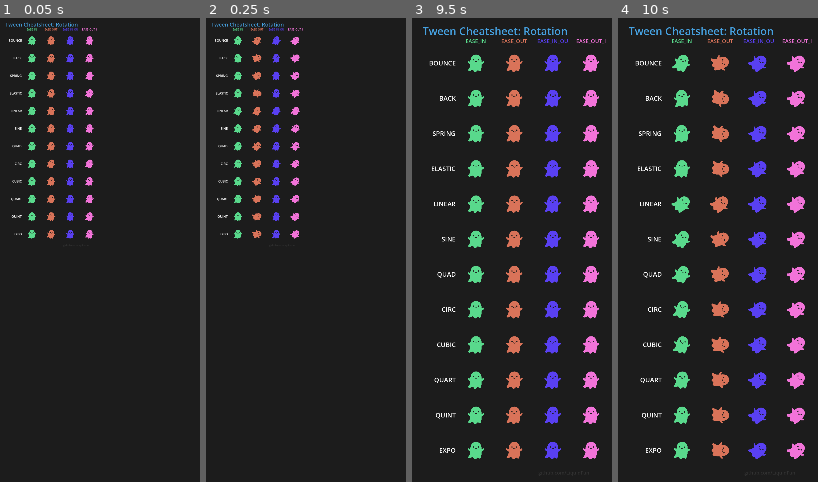
Above: before the commit, frames 1-4 (left to right).
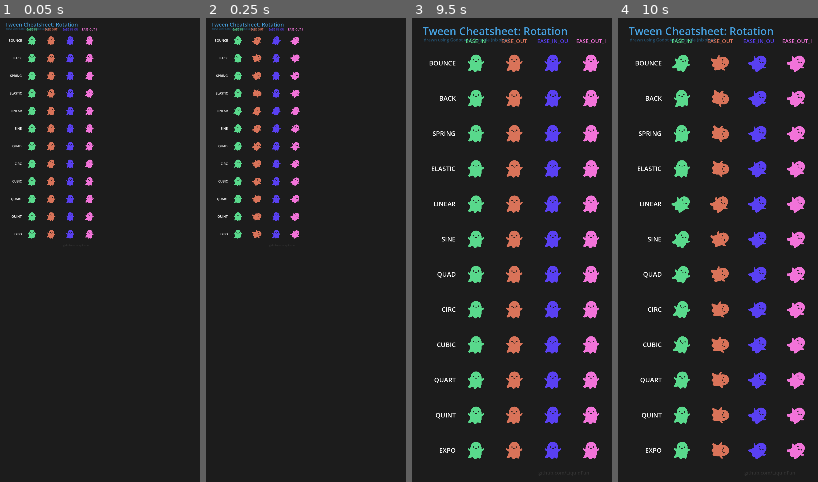
Above: after the commit, the same moments.

Repository: LiquidFun/godot-tween-cheatsheet
Game: Godot game, scene res://animation_grid/record_all.tscn
The game is run twice, just before and just after one commit, with the same random seed, the same clock (stepped at 60 frames per second) and the same inputs. Before the commit the project starts from res://tweening/record_all.tscn.
Inputs:
- Up to frame 1 (0.05 s): no input
- Up to frame 2 (0.25 s): no input
- Up to frame 3 (9.5 s): tap Enter at 0.5 s; tap Space at 8 s
- Up to frame 4 (10 s): no input

The runs differ from the first frame. In frame 1, less than 0.1% of the frame differs, in the area x 3-24%, y 2-3%; in frame 2, less than 0.1%; in frame 3, 0.1%, in the area x 6-49%, y 4-6%; in frame 4, 0.1%.

Commit message:
refactor: project structure

Diff:
--- a/tweening/gif_grid.gd
+++ b/animation_grid/animation_grid.gd
@@ -26,7 +26,7 @@
 }
 
 const TITLE_COLOR = Color("46a1e0")
-const GHOST_SCENE = preload("res://tweening/ghost.tscn")
+const GHOST_SCENE = preload("res://entities/ghost.tscn")
 const GHOST_FILL = 0.55
 
 const TWEEN_DURATION = 1.0
@@ -140,6 +140,8 @@
 func _draw():
 	var prop_name: String = Property.keys()[tween_property].capitalize()
 	draw_string(font, Vector2(20, 32) * ui_scale, "Tween Cheatsheet: %s" % prop_name, HORIZONTAL_ALIGNMENT_LEFT, -1, 20 * ui_scale, TITLE_COLOR)
+	var version: String = Engine.get_version_info().string
+	draw_string(font, Vector2(22, 44) * ui_scale, "drawn using Godot v%s" % version, HORIZONTAL_ALIGNMENT_LEFT, -1, 8 * ui_scale, TITLE_COLOR.darkened(.5))
 
 	for col in EASINGS.size():
 		var ease_name: String = "EASE_" + EASINGS[col]
--- /dev/null
+++ b/animation_grid/animation_grid.tscn
@@ -0,0 +1,8 @@
+[gd_scene format=3 uid="uid://b0617sygegr8o"]
+
+[ext_resource type="Script" uid="uid://blrosri7cg5ic" path="res://animation_grid/animation_grid.gd" id="1_j7wkw"]
+
+[node name="AnimationGrid" type="Control" unique_id=364680944]
+layout_mode = 3
+anchors_preset = 0
+script = ExtResource("1_j7wkw")
--- a/tweening/record_all.gd
+++ b/animation_grid/record_all.gd
@@ -1,6 +1,6 @@
 extends Node
 
-const GRID_SCENE = preload("res://tweening/gif_grid_rotation.tscn")
+const GRID_SCENE = preload("res://animation_grid/animation_grid.tscn")
 
 var _jobs := []
 var _current := 0
--- a/tweening/record_all.tscn
+++ b/animation_grid/record_all.tscn
@@ -1,6 +1,6 @@
 [gd_scene format=3 uid="uid://r746mhyfioyq"]
 
-[ext_resource type="Script" uid="uid://dpcbsklpfokgq" path="res://tweening/record_all.gd" id="1_script"]
+[ext_resource type="Script" uid="uid://dpcbsklpfokgq" path="res://animation_grid/record_all.gd" id="1_script"]
 
 [node name="RecordAll" type="Node" unique_id=1254401996]
 script = ExtResource("1_script")
--- a/tweening/plot.gd
+++ b/cheatsheet/cheatsheet.gd
@@ -54,9 +54,9 @@
 func _draw():
 
 	draw_text(Vector2(30, 60) * SCALE, "Godot Tweening Cheatsheet", 32, TITLE_COLOR)
-	draw_text(Vector2(32, 78) * SCALE, "drawn using Godot v4.3.stable", 14, TITLE_COLOR.darkened(.5))
+	draw_text(Vector2(32, 78) * SCALE, "Godot v%s" % Engine.get_version_info().string, 14, TITLE_COLOR.darkened(.5))
 
-	_draw_legend(get_top_left(0, 1) + Vector2(0, 10  - OFFSET.y))
+	_draw_legend(get_top_left(0, 1) + Vector2(0, 30  - OFFSET.y))
 
 	for y in TRANSITIONS.size():
 		for x in TRANSITIONS[y].size():
--- /dev/null
+++ b/cheatsheet/cheatsheet.tscn
@@ -0,0 +1,8 @@
+[gd_scene format=3 uid="uid://bhblk6m5y2fkk"]
+
+[ext_resource type="Script" uid="uid://dysms6gwvbrf6" path="res://cheatsheet/cheatsheet.gd" id="1_gh420"]
+
+[node name="Cheatsheet" type="Control" unique_id=112805936]
+layout_mode = 3
+anchors_preset = 0
+script = ExtResource("1_gh420")
--- a/project.godot
+++ b/project.godot
@@ -15,7 +15,7 @@
 [application]
 
 config/name="godot-tween-cheatsheet"
-run/main_scene="res://tweening/record_all.tscn"
+run/main_scene="res://animation_grid/record_all.tscn"
 config/features=PackedStringArray("4.6", "Forward Plus")
 config/icon="res://icon.svg"
 
--- a/tweening/gif_grid_rotation.tscn
+++ /dev/null
@@ -1,8 +0,0 @@
-[gd_scene format=3 uid="uid://b0617sygegr8o"]
-
-[ext_resource type="Script" uid="uid://blrosri7cg5ic" path="res://tweening/gif_grid.gd" id="1_script"]
-
-[node name="GifGridRotation" type="Control" unique_id=364680944]
-layout_mode = 3
-anchors_preset = 0
-script = ExtResource("1_script")
--- a/tweening/plot.tscn
+++ /dev/null
@@ -1,8 +0,0 @@
-[gd_scene load_steps=2 format=3 uid="uid://bhblk6m5y2fkk"]
-
-[ext_resource type="Script" path="res://tweening/plot.gd" id="1_8llkr"]
-
-[node name="Graph" type="Control"]
-layout_mode = 3
-anchors_preset = 0
-script = ExtResource("1_8llkr")
Renamed: tweening/gif_grid.gd.uid -> animation_grid/animation_grid.gd.uid
Renamed: tweening/record_all.gd.uid -> animation_grid/record_all.gd.uid
Binary file changed: cheatsheet.png
Renamed: tweening/plot.gd.uid -> cheatsheet/cheatsheet.gd.uid
Renamed: tweening/ghost.tscn -> entities/ghost.tscn
Binary file changed: output/position.webp
Binary file changed: output/rotation.webp
Binary file changed: output/scale.webp
